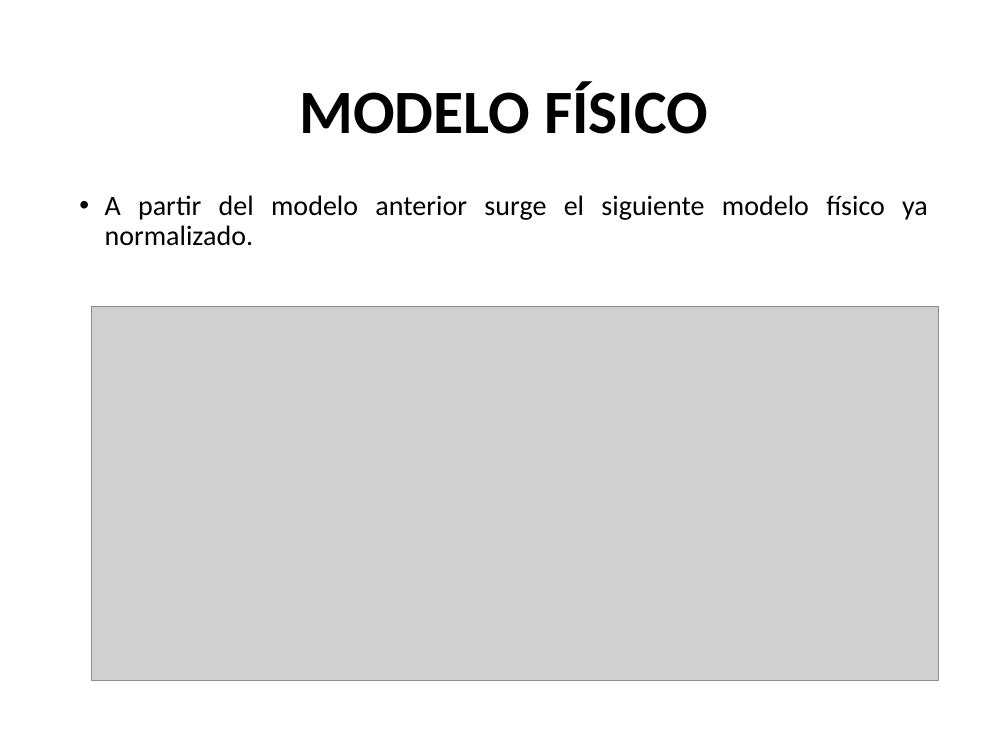
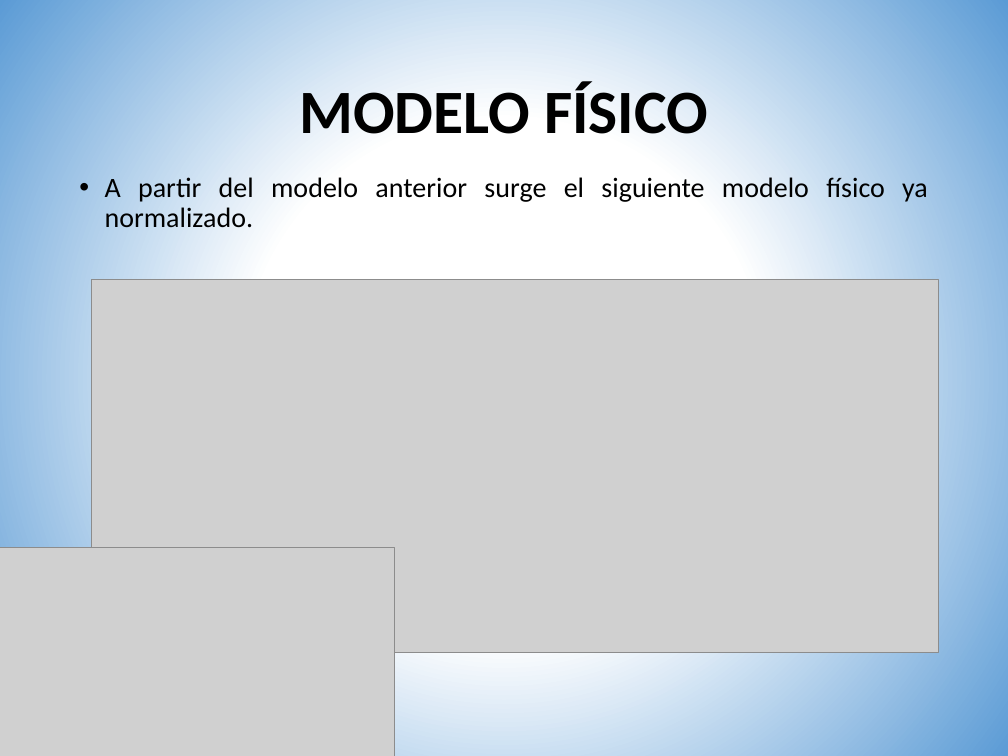
Before and after one commit to neglato/001_Proyecto_centro_buena, a slide deck: slide 19 of BBDD/exposicion.pptx. Drawn at 1008x756 pixels with LibreOffice and Linux fonts; fonts in the diff are those of the drawing; grey boxes stand for pictures. Boxes give left, top, right and bottom in pixels: in the first picture for what was removed or moved away, otherwise in the second. Text is boxed around its words. In the diff, an @@ line names an element or a change of style, - is before the commit and + after.

```diff
--- a/BBDD/exposicion.pptx
+++ b/BBDD/exposicion.pptx
@@ background #FFFFFF to gradient #FFFFFF to #5B9BD5 @@
@@ text "A partir del modelo anterior ..." rewrapped from [105, 195, 928, 246] to [105, 177, 928, 234] @@
@@ picture: place and size @@
-picture at [92, 306, 939, 680]
+picture at [92, 279, 939, 653]
@@ picture added at [0, 547, 395, 756] @@
```
Also in this commit, not shown: 28 other slides changed, 4 slides added, 3 slides removed.
